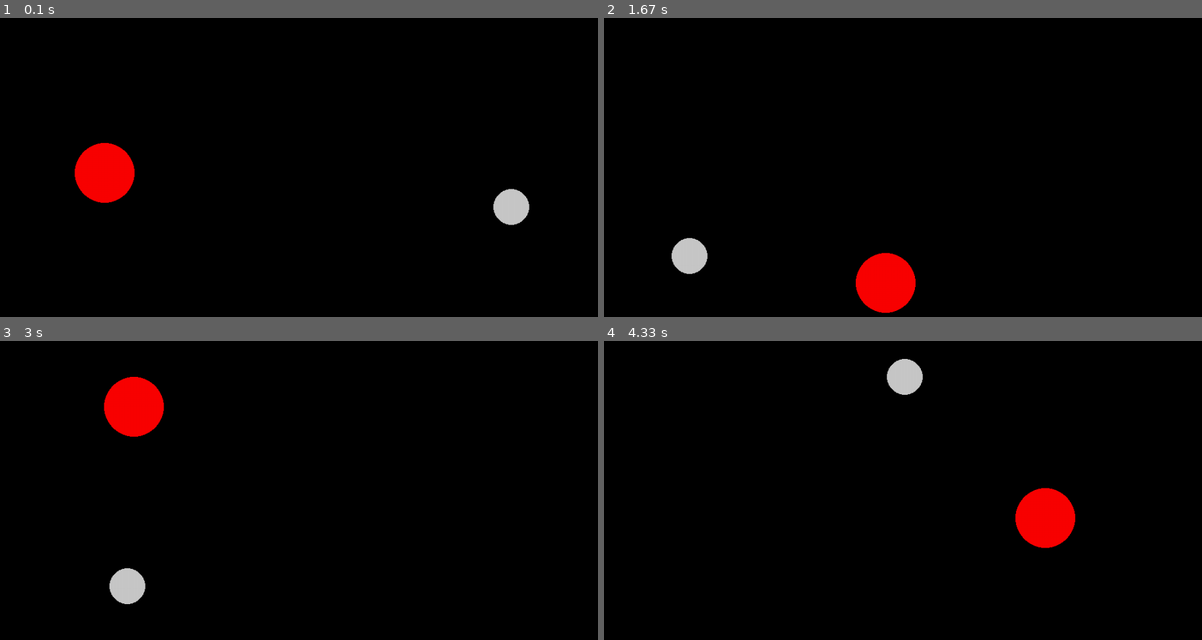
Above: before the commit, frames 1-4 (two rows, left to right).
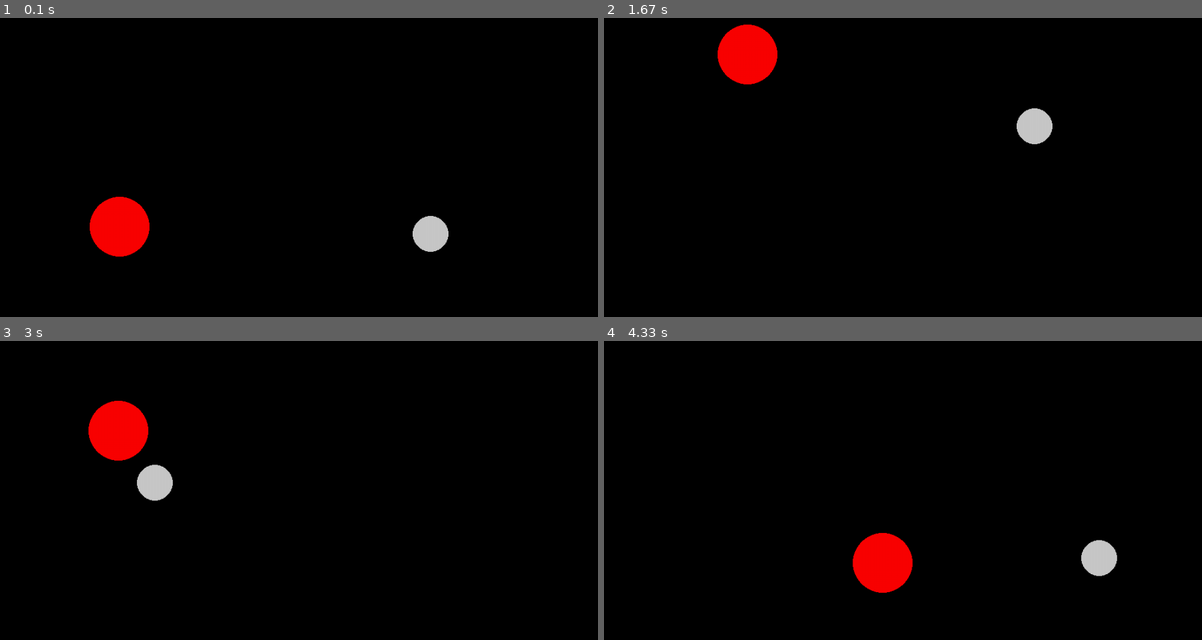
Above: after the commit, the same moments.

Repository: Ansh-Kushwaha/V-SEM-Repo
Game: pygame game, started from Python Lab/Ex15_BouncingBall.py
The game is run twice, just before and just after one commit, with the same random seed, the same clock (stepped at 60 frames per second) and the same inputs.
Inputs:
- Up to frame 1 (0.1 s): no input
- Up to frame 2 (1.67 s): no input
- Up to frame 3 (3 s): no input
- Up to frame 4 (4.33 s): no input

The runs differ from the first frame. In frame 1, 4.3% of the frame differs, in the area x 12-89%, y 41-80%; in frame 2, 4.3%, in the area x 11-75%, y 2-99%; in frame 3, 3.0%; in frame 4, 4.3%.

Commit message:
Python Exp15 Bouncing Ball Final

Diff:
--- a/Python Lab/Ex15_BouncingBall.py
+++ b/Python Lab/Ex15_BouncingBall.py
@@ -46,7 +46,6 @@
 
                     p1 = self.mass * u1
                     p2 = ball.mass * u2
-                    print(p1, p2)
 
                     a = np.array([[1, -1], [ball.mass, self.mass]])
                     b = np.array([u2 - u1, p2 + p1])
@@ -58,21 +57,12 @@
                     self.vel.x = x[0] * math.cos(angle)
                     self.vel.y = x[0] * math.sin(angle)
 
-            self.pos.x += self.vel.x
-            self.pos.y += self.vel.y
-            self.rect.center = self.pos
+                self.pos.x += self.vel.x
+                self.pos.y += self.vel.y
+                self.rect.center = self.pos
 
-
-
-
-
-
-
-
-
-
-ball1 = Ball(5, [250, 0, 0], pygame.Vector2(100, 228.787), pygame.Vector2(5, 2), 50)
-ball2 = Ball(3, [200, 200, 200], pygame.Vector2(900, 271.213), pygame.Vector2(-3, 3), 30)
+ball1 = Ball(5, [250, 0, 0], pygame.Vector2(100, 228.787), pygame.Vector2(10,12), 50)
+ball2 = Ball(3, [200, 200, 200], pygame.Vector2(900, 271.213), pygame.Vector2(-18, 9), 30)
 
 balls = []
 
